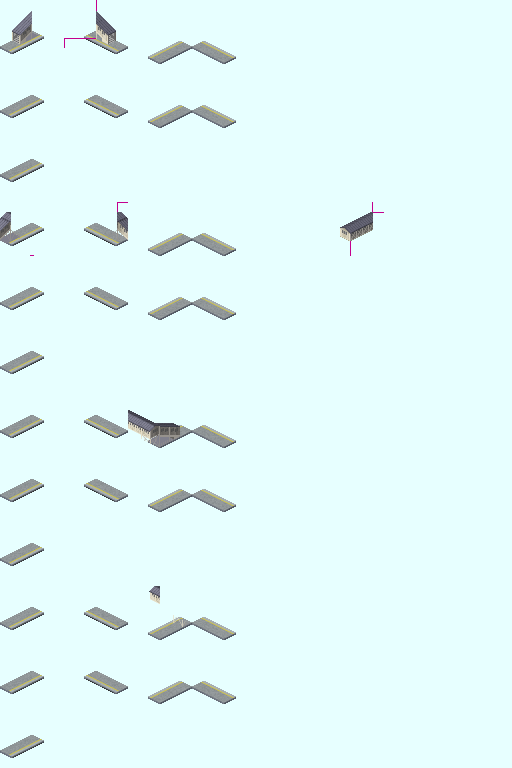
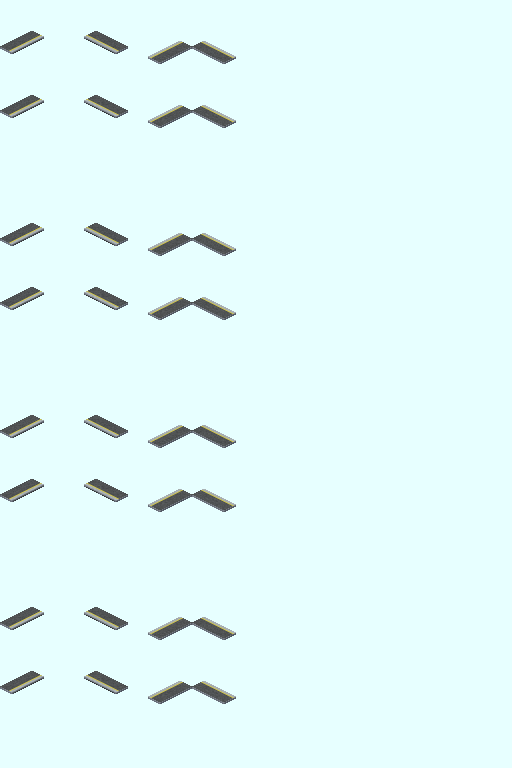
Comparing the layer stacks of the two (512, 768) images. Changes:
removed group "レイヤーグループ" (80 layers) over [0, 0, 384, 758]
removed layer "Over" from group "レイヤーグループ" over [84, 202, 384, 704]
removed group "Front2" (3 layers) from group "レイヤーグループ" over [0, 202, 384, 256]
removed group "Front1" (2 layers) from group "レイヤーグループ" over [12, 0, 116, 48]
moved "Base" out of group "レイヤーグループ" over [0, 0, 384, 758]
removed group "Base_1 コピー #1" (21 layers) from group "Base" over [0, 543, 236, 758]
removed layer "[bps-u]点字ブロック #2" from group "Base_1 コピー #1" over [9, 547, 234, 758]
removed layer "[bps-u]ノイズ #2" (was soft light, 20%) from group "Base_1 コピー #1" over [0, 543, 236, 758]
removed layer "[bps-u]本体 #2" from group "Base_1 コピー #1" over [0, 543, 236, 758]
removed layer "背景 #3" from group "Base_1 コピー #1" over [0, 543, 236, 758]
removed group "Base_1 コピー" (21 layers) from group "Base" over [0, 287, 236, 512]
renamed "[-ps--]駅名標識(sc=P) #1" to "Asphalt", showed it, moved it into group "Base", painted on it over [0, 31, 236, 704]
removed layer "[bps-u]点字ブロック #1" from group "Base_1 コピー" over [9, 291, 234, 506]
removed layer "[bps-u]ノイズ #1" (was soft light, 20%) from group "Base_1 コピー" over [0, 287, 236, 512]
removed layer "[bps-u]本体 #1" from group "Base_1 コピー" over [0, 287, 236, 512]
removed layer "背景 #2" from group "Base_1 コピー" over [0, 287, 236, 512]
removed group "Base_1" (21 layers) from group "Base" over [0, 0, 236, 256]
removed layer "[bps-u]点字ブロック" from group "Base_1" over [9, 35, 232, 250]
removed layer "[bps-u]ノイズ" (was soft light, 20%) from group "Base_1" over [0, 31, 236, 256]
removed layer "[bps-u]本体" from group "Base_1" over [0, 31, 236, 256]
removed layer "背景 #1" from group "Base_1" over [0, 0, 236, 256]
renamed "アイコン外枠(sc=T) #1" to "Normal", showed it, moved it into group "Base", painted on it over [0, 31, 236, 704]
renamed "背景" to "YIC_Cross_FootBridge.png", moved it out of group "Base" over [0, 0, 384, 758]
…and 9 more changes (9 removed)
